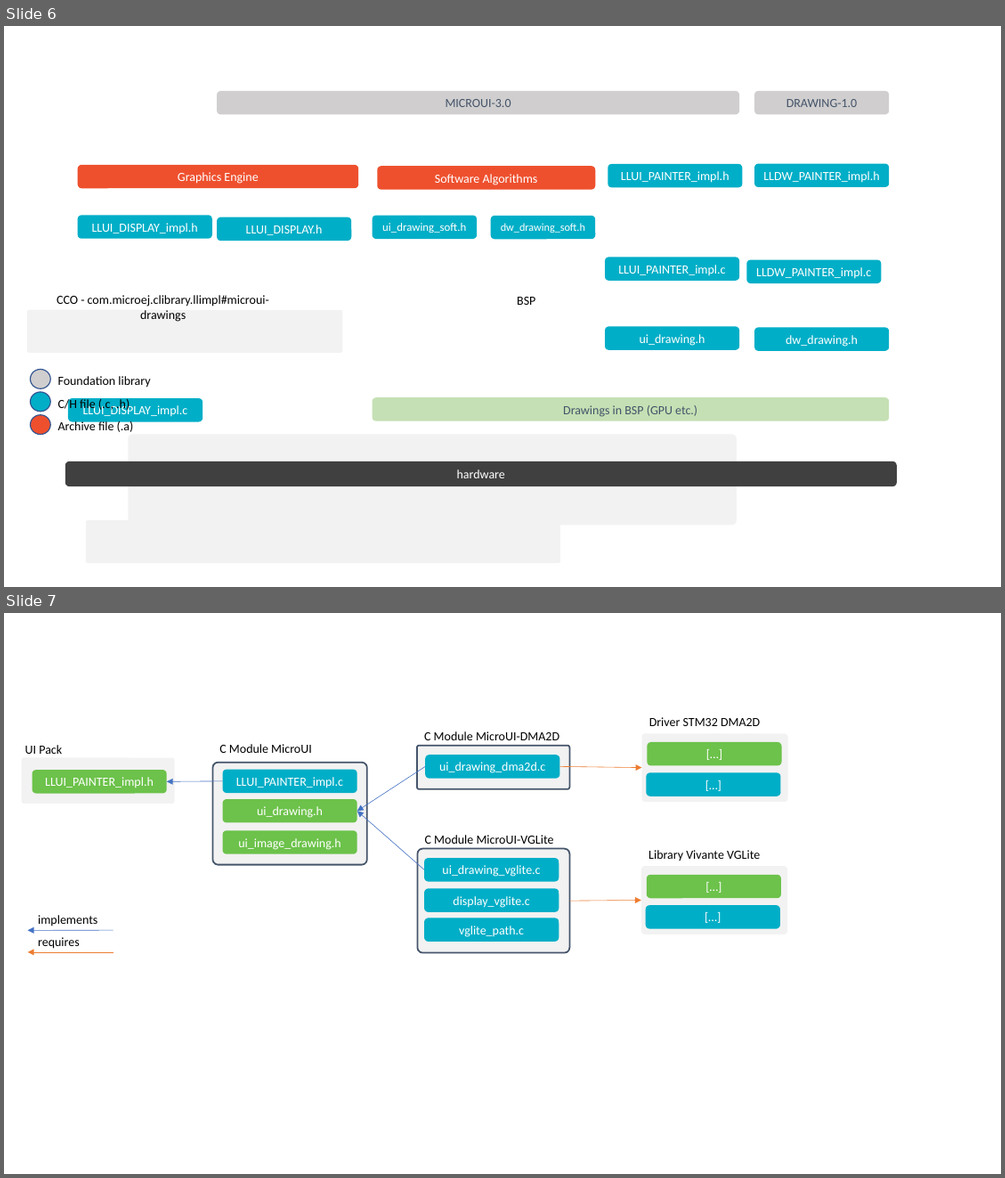
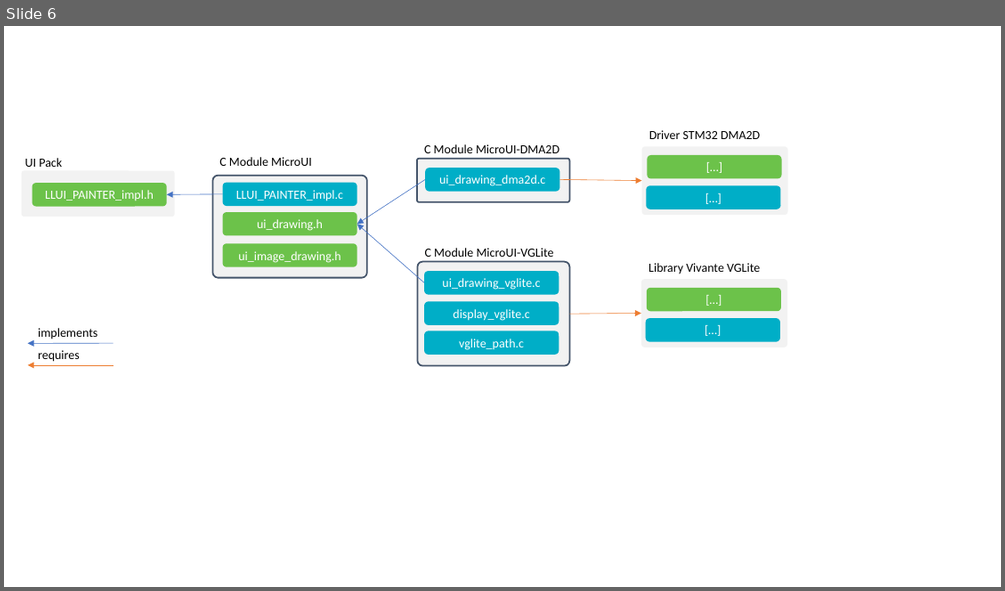
Before and after one commit to MicroEJ/docs, a slide deck: VEEPortingGuide/images/uiLL.pptx. Shown one above the other, each under a label of ours: slides 6 and 7 before the commit, slide 6 after it. The pictures are 1005x1178 and 1005x591 pixels, drawn with LibreOffice and Linux fonts; fonts in the diff are those of the drawing. Boxes give left, top, right and bottom in pixels: in the first picture for what was removed or moved away, otherwise in the second. Text is boxed around its words. In the diff, an @@ line names an element or a change of style, - is before the commit and + after.

```diff
--- a/VEEPortingGuide/images/uiLL.pptx
+++ b/VEEPortingGuide/images/uiLL.pptx
@@ slide 6 removed at [4, 26, 1001, 587], background #FFFFFF @@
@@ rounded rectangle removed at [217, 91, 740, 114] @@
-MICROUI-3.0
@@ rounded rectangle removed at [755, 91, 890, 114] @@
-DRAWING-1.0
@@ rounded rectangle removed at [77, 165, 358, 188] @@
-Graphics Engine
@@ rounded rectangle removed at [377, 166, 596, 189] @@
-Software Algorithms
@@ rounded rectangle removed at [608, 164, 743, 187] @@
-LLUI_PAINTER_impl.h
@@ rounded rectangle removed at [755, 164, 890, 187] @@
-LLDW_PAINTER_impl.h
@@ rounded rectangle removed at [77, 216, 212, 239] @@
-LLUI_DISPLAY_impl.h
@@ rounded rectangle removed at [217, 217, 352, 240] @@
-LLUI_DISPLAY.h
@@ rounded rectangle removed at [372, 216, 477, 239] @@
-ui_drawing_soft.h
@@ rounded rectangle removed at [491, 216, 596, 239] @@
-dw_drawing_soft.h
@@ rounded rectangle removed at [606, 257, 740, 281] @@
-LLUI_PAINTER_impl.c
@@ rounded rectangle removed at [746, 260, 882, 283] @@
-LLDW_PAINTER_impl.c
@@ rounded rectangle removed at [27, 310, 343, 353] @@
@@ text removed at [57, 295, 269, 321] @@
-CCO - com.microej.clibrary.llimpl#microui-drawings
@@ text removed at [517, 297, 535, 305] @@
-BSP
@@ rounded rectangle removed at [606, 327, 740, 350] @@
-ui_drawing.h
@@ rounded rectangle removed at [755, 328, 890, 351] @@
-dw_drawing.h
@@ ellipse removed at [30, 370, 50, 389] @@
@@ ellipse removed at [30, 392, 50, 411] @@
@@ text removed at [58, 376, 150, 387] @@
-Foundation library
@@ text removed at [58, 397, 129, 411] @@
-C/H file (.c, .h)
@@ rounded rectangle removed at [68, 398, 202, 421] @@
-LLUI_DISPLAY_impl.c
@@ rounded rectangle removed at [372, 398, 889, 421] @@
-Drawings in BSP (GPU etc.)
@@ ellipse removed at [30, 415, 50, 435] @@
@@ text removed at [58, 420, 134, 432] @@
-Archive file (.a)
@@ rounded rectangle removed at [128, 435, 736, 524] @@
@@ rounded rectangle removed at [65, 461, 897, 487] @@
-hardware
@@ rounded rectangle removed at [86, 520, 560, 563] @@
@@ what was slide 7 is now slide 6 @@
```
Also in this commit, not shown: 5 slides changed, 20 other files.
